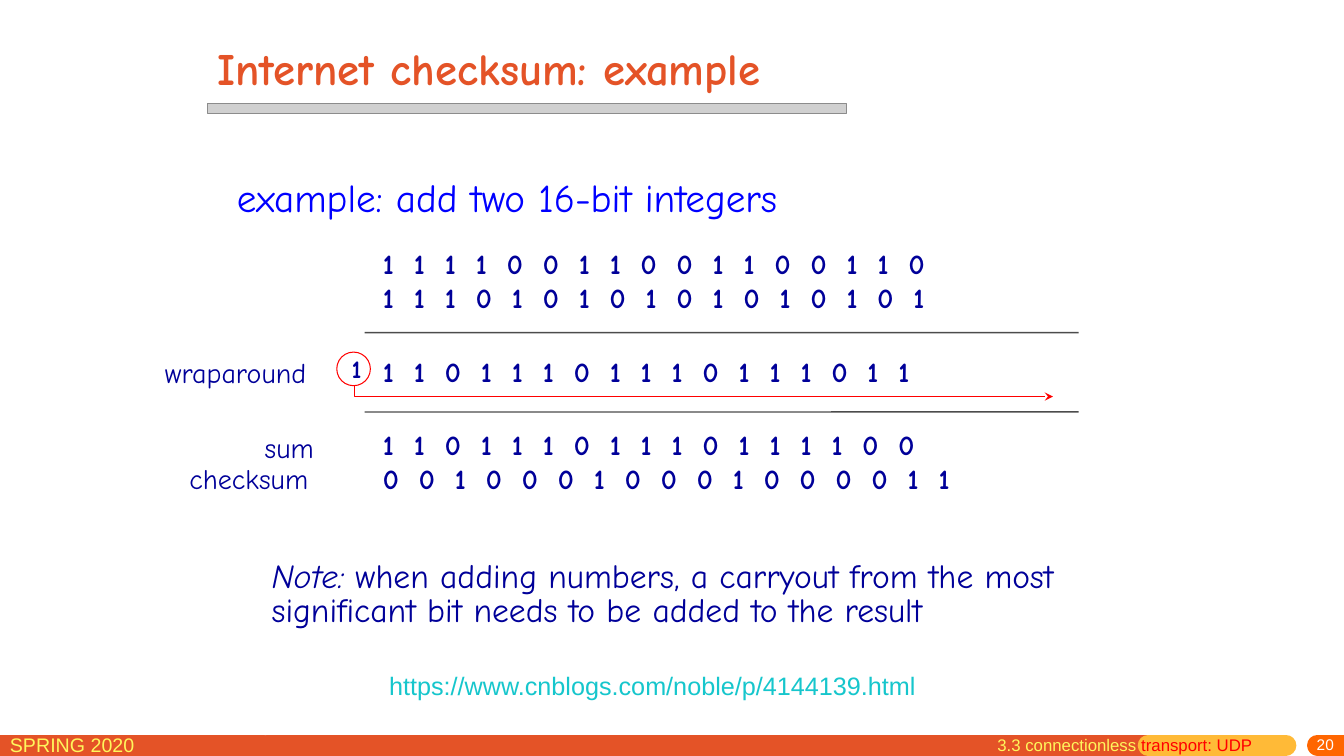
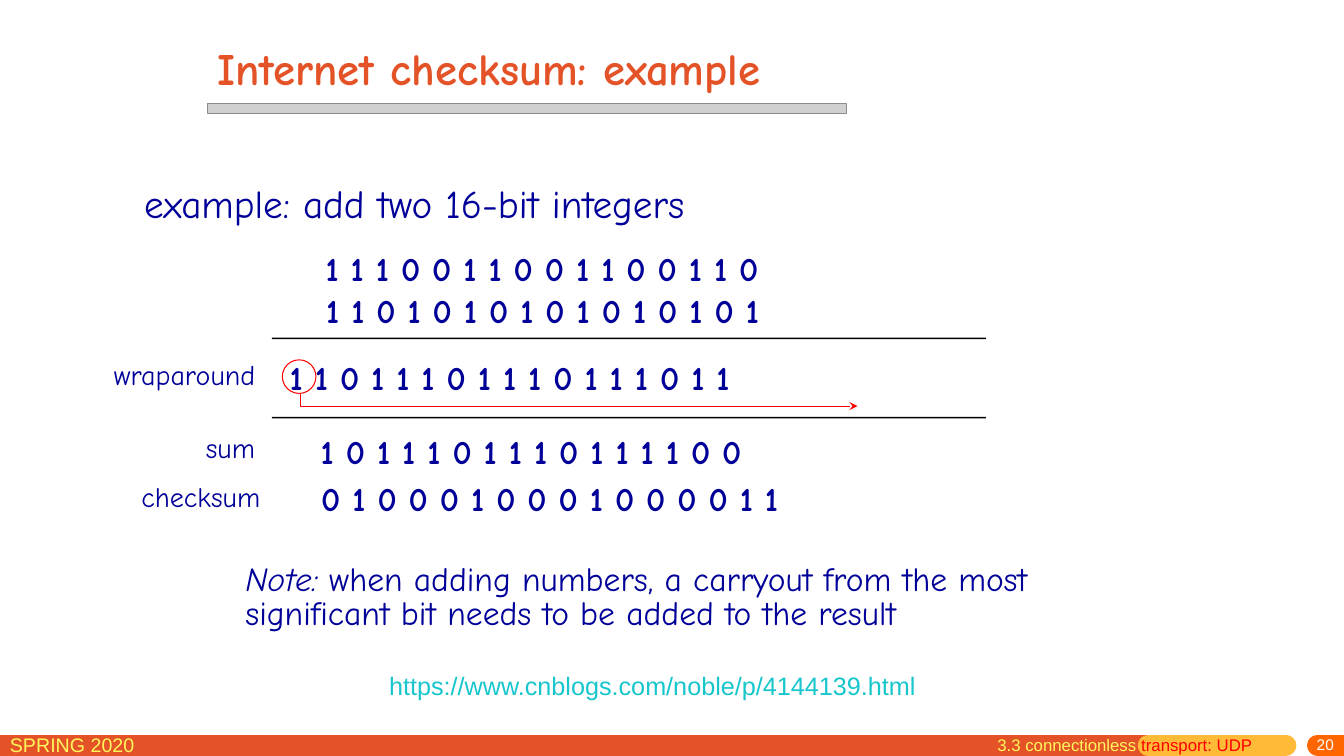
Before and after one commit to network-distributed/presentations, a slide deck: slide 20 of chapter3.pptx. Drawn at 1344x756 pixels with LibreOffice and Linux fonts; fonts in the diff are those of the drawing; grey boxes stand for pictures. Boxes give left, top, right and bottom in pixels: in the first picture for what was removed or moved away, otherwise in the second. Text is boxed around its words. In the diff, an @@ line names an element or a change of style, - is before the commit and + after.

```diff
--- a/chapter3.pptx
+++ b/chapter3.pptx
@@ text "example: add two 16-bit integers" at box(144, 191, 684, 226): text colour #0000FF to #000099; indent changed; more space between paragraphs @@
@@ text added at box(326, 259, 758, 282), 24 pt, text #000099, bold @@
+1 1 1 0 0 1 1 0 0 1 1 0 0 1 1 0
@@ text removed at box(383, 255, 950, 489) @@
-1 1 1 1 0 0 1 1 0 0 1 1 0 0 1 1 0
-1 1 1 0 1 0 1 0 1 0 1 0 1 0 1 0 1
-1 1 0 1 1 1 0 1 1 1 0 1 1 1 0 1 1
-1 1 0 1 1 1 0 1 1 1 0 1 1 1 1 0 0
-0 0 1 0 0 0 1 0 0 0 1 0 0 0 0 1 1
@@ text added at box(326, 301, 759, 324), 24 pt, text #000099, bold @@
+1 1 0 1 0 1 0 1 0 1 0 1 0 1 0 1
@@ text "wraparound": place and size @@
-text "wraparound" at box(165, 364, 306, 389)
+text "wraparound" at box(114, 366, 255, 391)
@@ 2 lines, 1 text: place and size @@
-2 lines, 1 text at box(237, 185, 1079, 412)
+2 lines, 1 text at box(144, 191, 986, 417)
@@ line (986, 339) - (272, 339): stroke #4C4C4C 1 pt to #000000 1 pt @@
@@ ellipse removed at box(337, 352, 370, 385) @@
-1
@@ ellipse added at box(282, 360, 316, 393), outline #FF0000 0.75 pt @@
@@ text added at box(290, 361, 729, 401), 24 pt, text #000099, bold @@
+1 1 0 1 1 1 0 1 1 1 0 1 1 1 0 1 1
@@ line (986, 417) - (272, 417): stroke #4C4C4C 1 pt to #000000 1 pt @@
@@ freeform shape: place and size @@
-freeform shape at box(355, 386, 1054, 397)
+freeform shape at box(300, 394, 858, 406)
@@ text "sum": place and size @@
-text "sum" at box(265, 444, 314, 459)
+text "sum" at box(206, 444, 255, 459)
@@ text added at box(321, 442, 741, 465), 24 pt, text #000099, bold @@
+1 0 1 1 1 0 1 1 1 0 1 1 1 1 0 0
@@ text "checksum": place and size @@
-text "checksum" at box(189, 470, 308, 490)
+text "checksum" at box(141, 488, 260, 508)
@@ text added at box(321, 489, 778, 512), 24 pt, text #000099, bold @@
+0 1 0 0 0 1 0 0 0 1 0 0 0 0 1 1
@@ text "Note: when adding numbers, a ...": place and size @@
-text "Note: when adding numbers, a ..." at box(272, 565, 1054, 629)
+text "Note: when adding numbers, a ..." at box(245, 568, 1027, 632)
```
Also in this commit, not shown: 41 other slides changed, 3 slides added, 5 other files.
